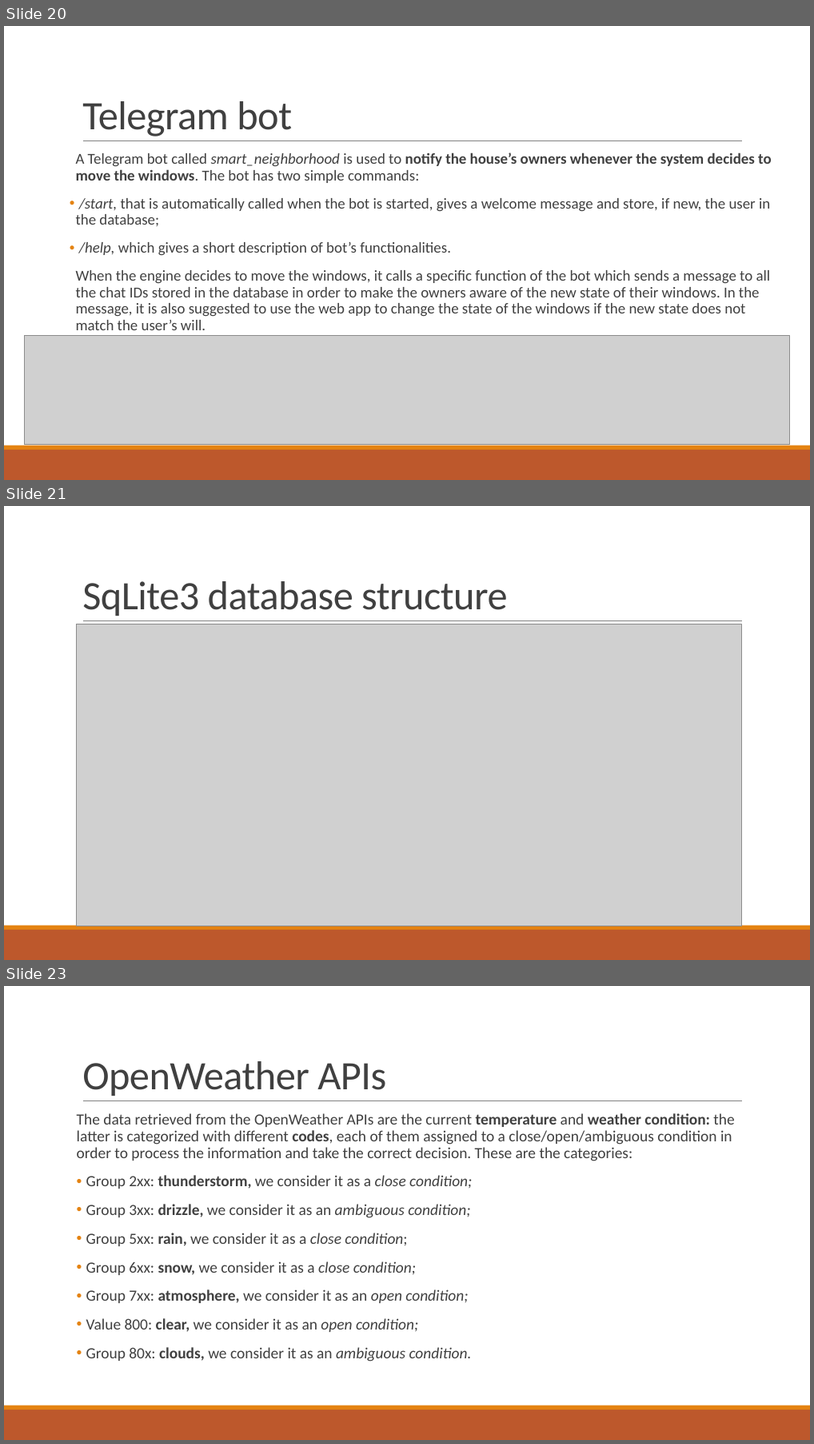
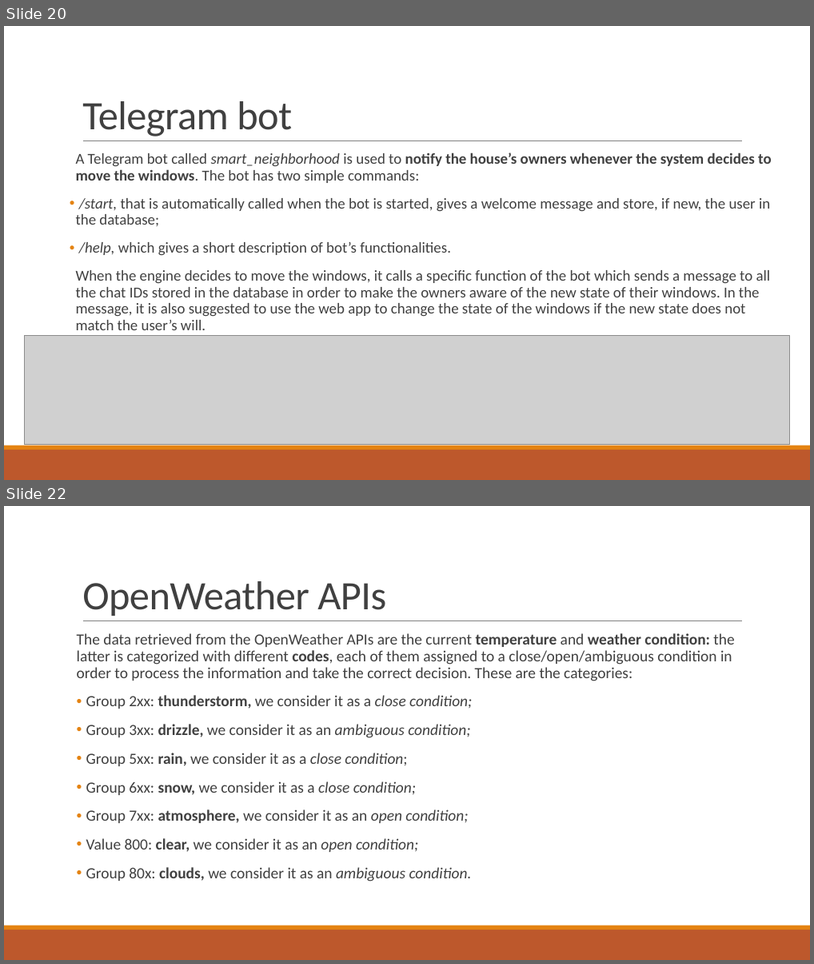
Before and after one commit to francescobaraldi/smart-neighborhood, a slide deck: Smart Neighborhood.pptx. Shown one above the other, each under a label of ours: slides 20, 21 and 23 before the commit, slides 20 and 22 after it; the slides between them are not shown. The pictures are 814x1444 and 814x964 pixels, drawn with LibreOffice and Linux fonts; fonts in the diff are those of the drawing; grey boxes stand for pictures. Boxes give left, top, right and bottom in pixels: in the first picture for what was removed or moved away, otherwise in the second. Text is boxed around its words. In the diff, an @@ line names an element or a change of style, - is before the commit and + after.

```diff
--- a/Smart Neighborhood.pptx
+++ b/Smart Neighborhood.pptx
@@ slide 21 removed at [4, 506, 810, 960], background #FFFFFF; not listed: 3 template elements that a slide beside it also shows @@
@@ title removed at [82, 581, 507, 616] @@
-SqLite3 database structure
@@ picture removed at [77, 624, 742, 925] @@
@@ what was slide 23 is now slide 22 @@
```
Also in this commit, not shown: 1 slide changed.
